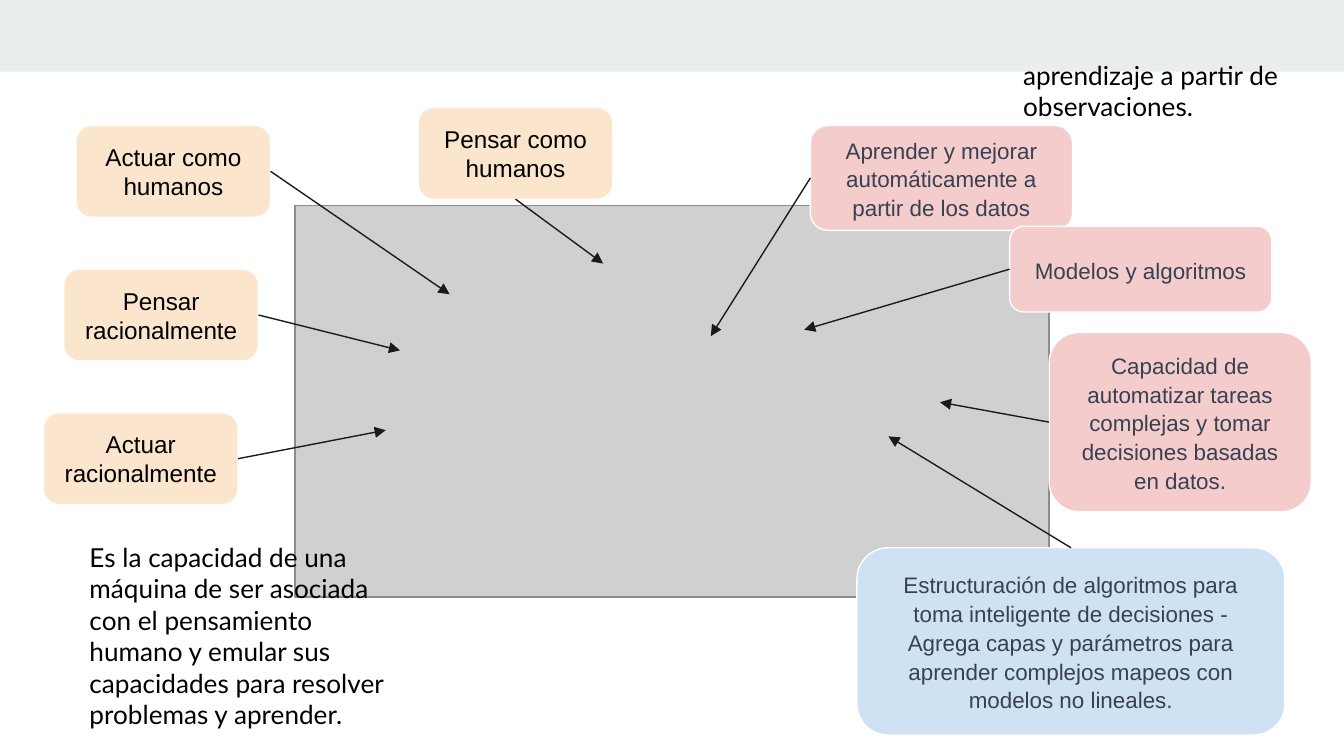
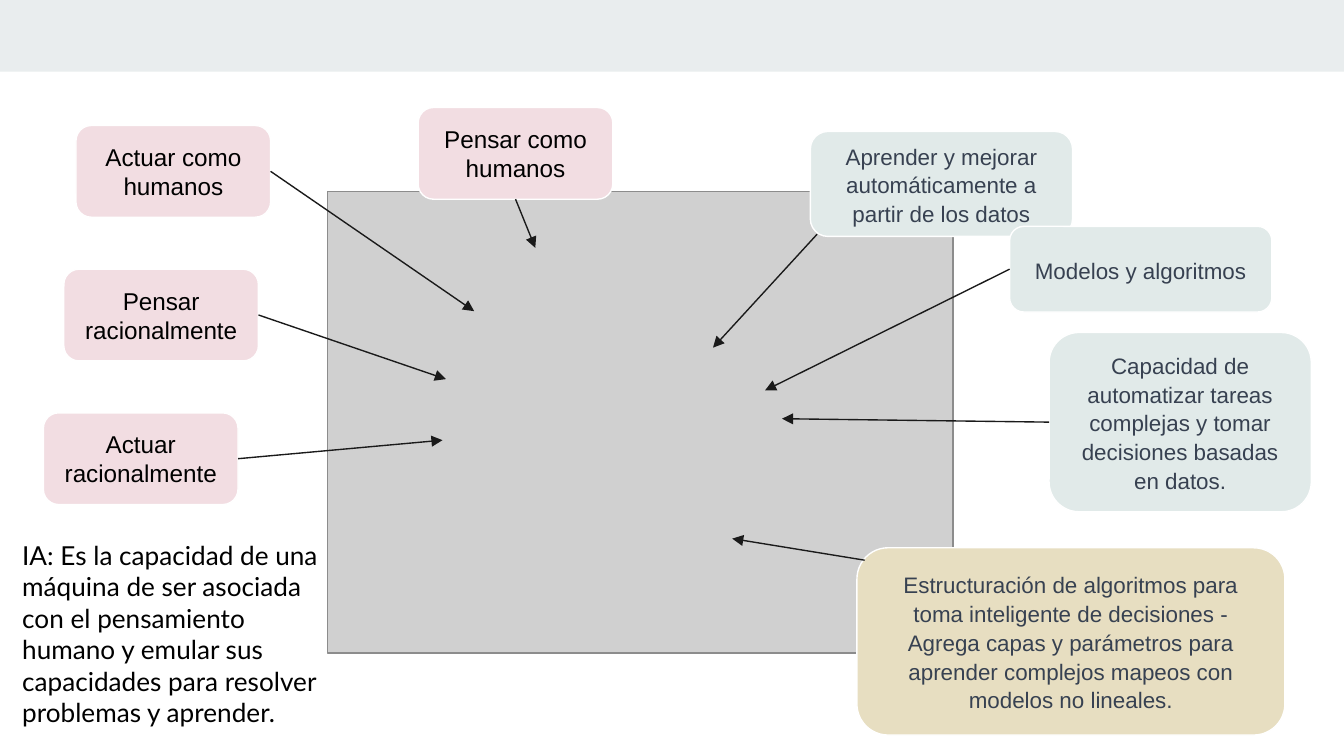
Before and after one commit to MaxiFrank7/Facultad, a slide deck: slide 10 of TUIA_Segundo/2Cuatrimestre/4C_MachineLearning/Unidad 1_ Introducción a Aprendizaje Automático/Clase 1 - Introducción AA1.pptx (slide 9 before the commit). Drawn at 1344x756 pixels with LibreOffice and Linux fonts; fonts in the diff are those of the drawing; grey boxes stand for pictures. Boxes give left, top, right and bottom in pixels: in the first picture for what was removed or moved away, otherwise in the second. Text is boxed around its words. In the diff, an @@ line names an element or a change of style, - is before the commit and + after.

```diff
--- a/TUIA_Segundo/2Cuatrimestre/4C_MachineLearning/Unidad 1_ Introducción a Aprendizaje Automático/Clase 1 - Introducción AA1.pptx
+++ b/TUIA_Segundo/2Cuatrimestre/4C_MachineLearning/Unidad 1_ Introducción a Aprendizaje Automático/Clase 1 - Introducción AA1.pptx
@@ text removed at [1023, 65, 1277, 117] @@
-aprendizaje a partir de observaciones.
@@ fill #F4CCCC to #E1EAE9 in 3 elements at [1050, 332, 1312, 511], [1009, 226, 1271, 312], [810, 132, 1073, 237] @@
@@ rounded rectangle "Aprender y mejorar automáticamente a ...": place and size @@
-rounded rectangle "Aprender y mejorar automáticamente a ..." at [810, 125, 1073, 230]
+rounded rectangle "Aprender y mejorar automáticamente a ..." at [810, 132, 1073, 237]
@@ arrow moved from (270, 172) - (450, 294) to (270, 172) - (474, 312) @@
@@ picture: place and size @@
-picture at [294, 206, 1048, 597]
+picture at [328, 191, 954, 653]
@@ arrow moved from (516, 199) - (603, 263) to (516, 199) - (535, 247) @@
@@ arrow moved from (810, 177) - (711, 336) to (817, 234) - (714, 348) @@
@@ arrow moved from (1009, 269) - (804, 329) to (1009, 269) - (765, 391) @@
@@ arrow moved from (258, 314) - (401, 351) to (258, 314) - (446, 379) @@
@@ fill #FCE5CD to #F2DDE2 in 4 elements at [418, 108, 613, 199], [77, 125, 271, 216], [65, 269, 259, 360], [43, 413, 238, 504] @@
@@ arrow moved from (1050, 422) - (939, 402) to (1050, 422) - (782, 419) @@
@@ arrow moved from (238, 458) - (386, 430) to (238, 458) - (442, 441) @@
@@ arrow removed from (1071, 548) to (888, 437) @@
@@ arrow added from (864, 560) to (732, 539), #1A1A1A 0.75 pt @@
@@ text at [22, 545, 317, 727]: text changed @@
-Es la capacidad de una máquina de ser asociada con el pensamiento humano y emular sus capacidades para resolver problemas y aprender.
+IA: Es la capacidad de una máquina de ser asociada con el pensamiento humano y emular sus capacidades para resolver problemas y aprender.
@@ rounded rectangle "Estructuración de algoritmos para toma ..." at [857, 548, 1285, 735]: fill #CFE2F3 to #E7DEC1 @@
```
Also in this commit, not shown: 3 other slides changed, 2 slides added, 1 slide removed, 53 other files.
